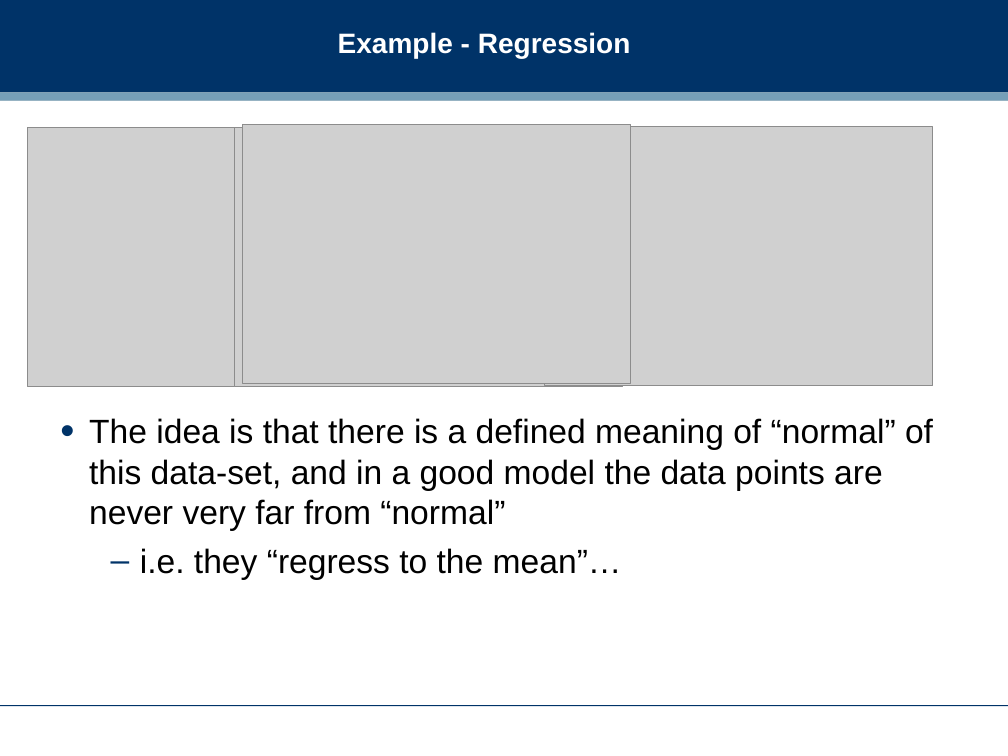
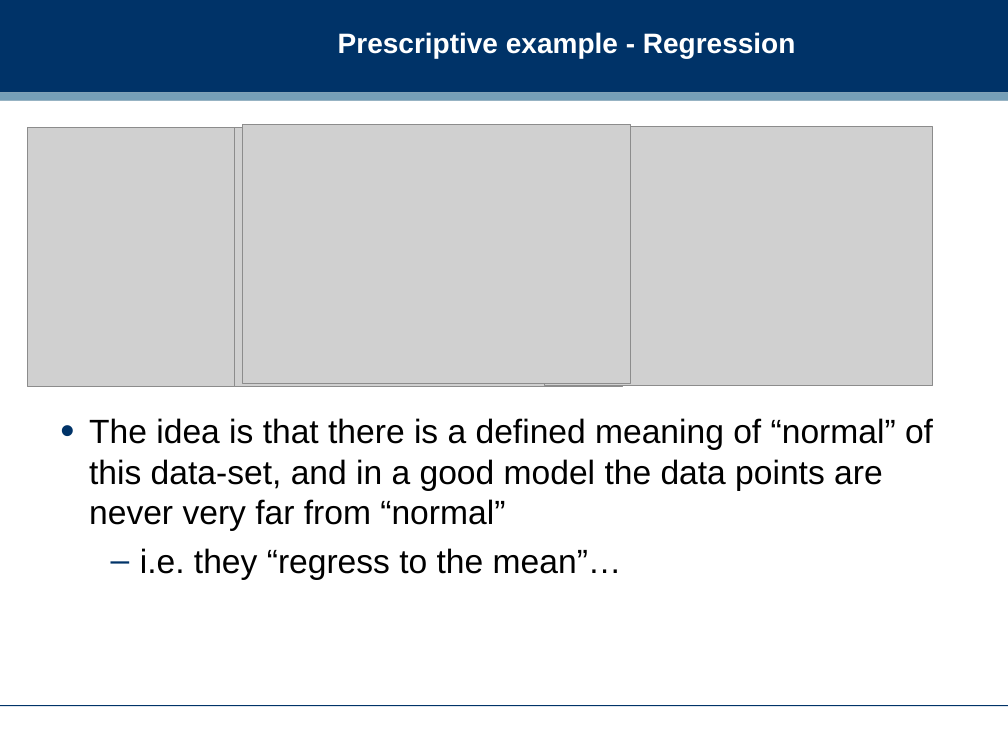
Before and after one commit to dreamind/ix, a slide deck: slide 27 of lectures/making-sense-data/analysis.ppt. Drawn at 1008x756 pixels with LibreOffice and Linux fonts; fonts in the diff are those of the drawing; grey boxes stand for pictures; background and template pictures are left out. Boxes give left, top, right and bottom in pixels: in the first picture for what was removed or moved away, otherwise in the second. Text is boxed around its words. In the diff, an @@ line names an element or a change of style, - is before the commit and + after.

```diff
--- a/lectures/making-sense-data/analysis.ppt
+++ b/lectures/making-sense-data/analysis.ppt
@@ title at box(338, 32, 796, 58): text changed @@
-Example - Regression
+Prescriptive example - Regression
```
Also in this commit, not shown: 7 other slides changed, 1 slide added, 2 other files.
